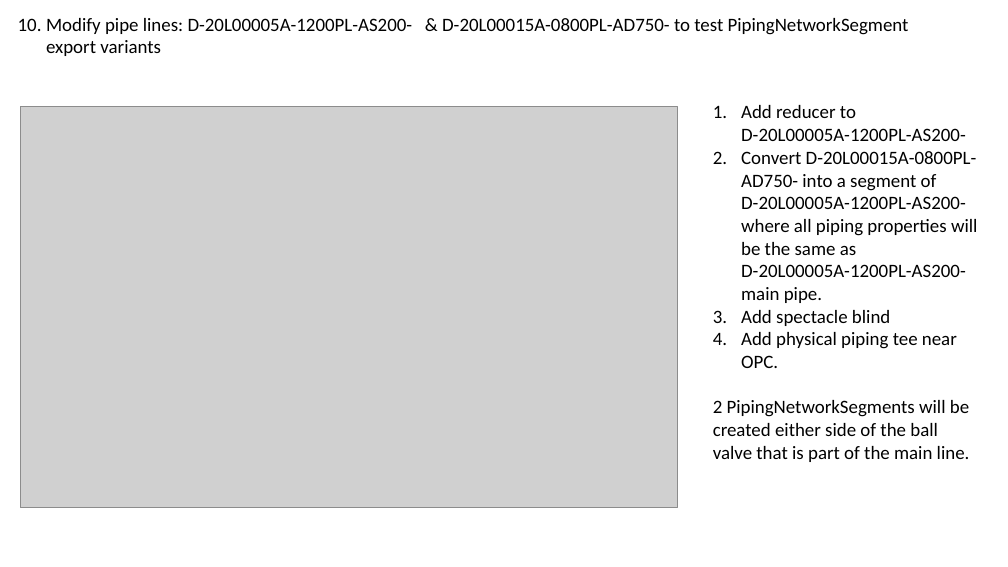
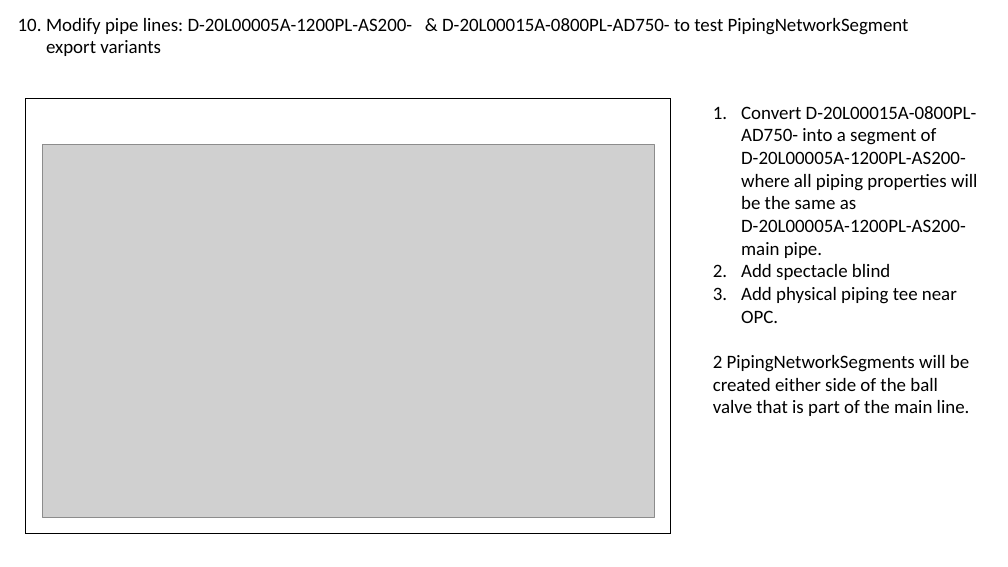
Before and after one commit to ToniaPedersen/DISCDEXPI, a slide deck: slide 13 of Blueprint/UseCases_PersistenID.pptx. Drawn at 1008x567 pixels with LibreOffice and Linux fonts; fonts in the diff are those of the drawing; grey boxes stand for pictures. Boxes give left, top, right and bottom in pixels: in the first picture for what was removed or moved away, otherwise in the second. Text is boxed around its words. In the diff, an @@ line names an element or a change of style, - is before the commit and + after.

```diff
--- a/Blueprint/UseCases_PersistenID.pptx
+++ b/Blueprint/UseCases_PersistenID.pptx
@@ table added at (26,98,671,533), 1 rows, 1 columns @@
+
@@ text at (741,105,966,141): paragraph removed @@
-1. Add reducer to D-20L00005A-1200PL-AS200-
@@ picture: place and size @@
-picture at (20,107,678,508)
+picture at (42,144,655,516)
```
Also in this commit, not shown: 10 other slides changed.
